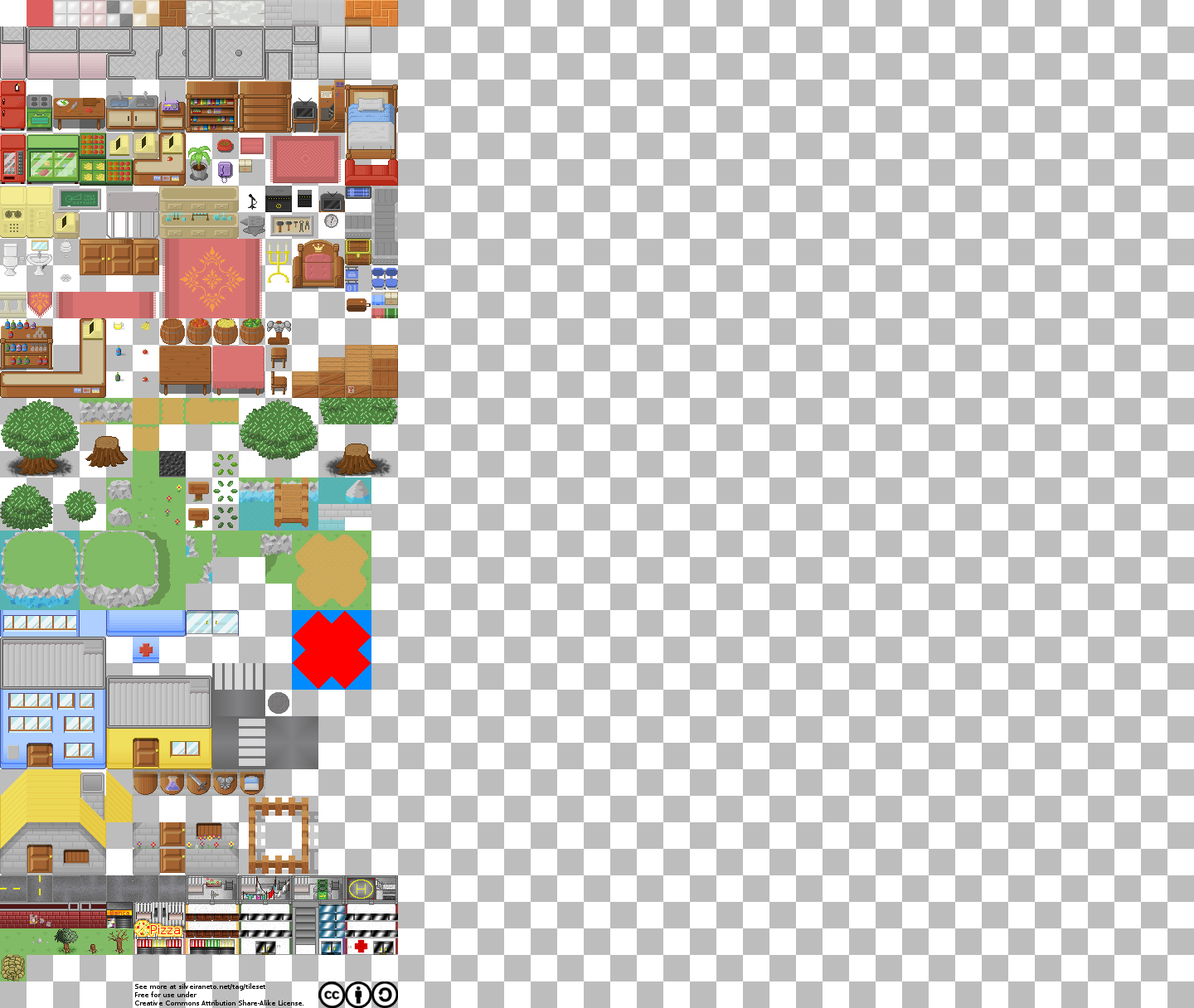
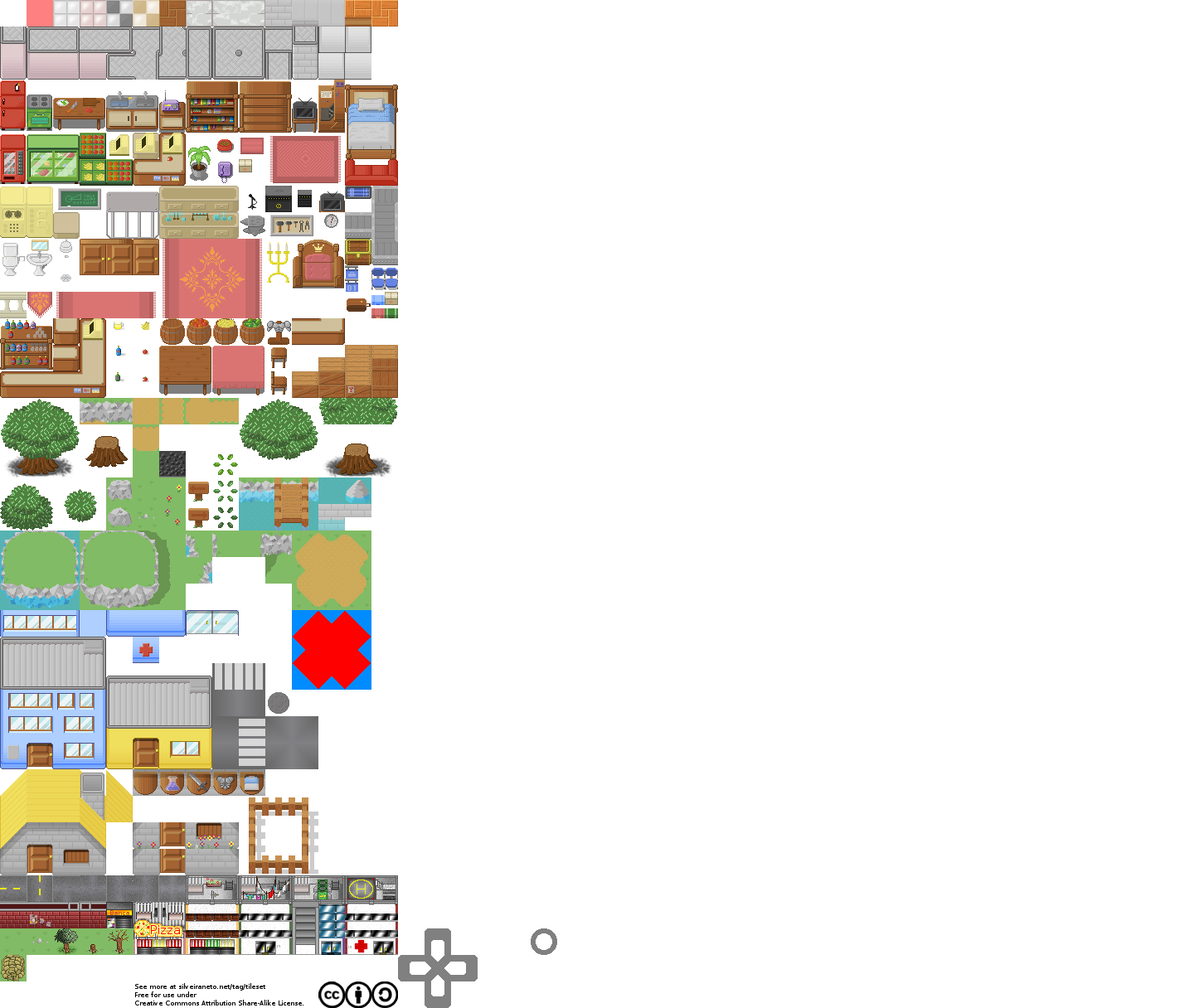
Layer changes from the first 1194 x 1008 image to the second:
painted on "Background" over (53, 212, 558, 1008)
renamed "New Layer" to "chess", hid it over (0, 0, 1194, 1008)
